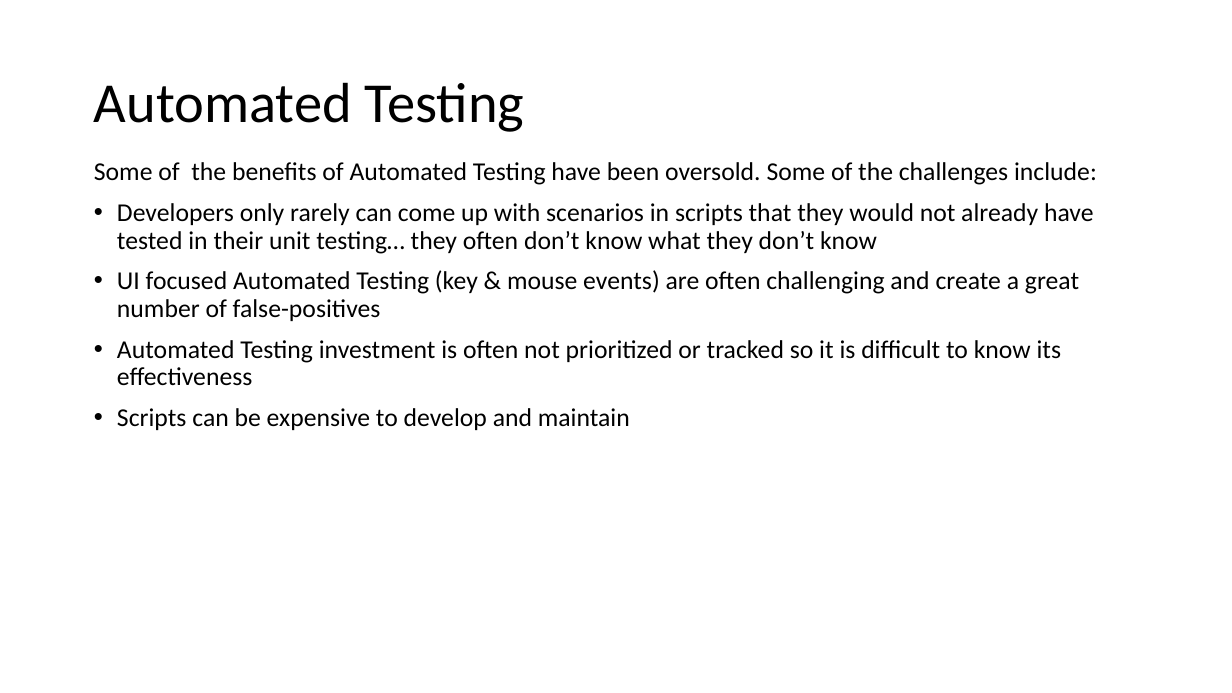
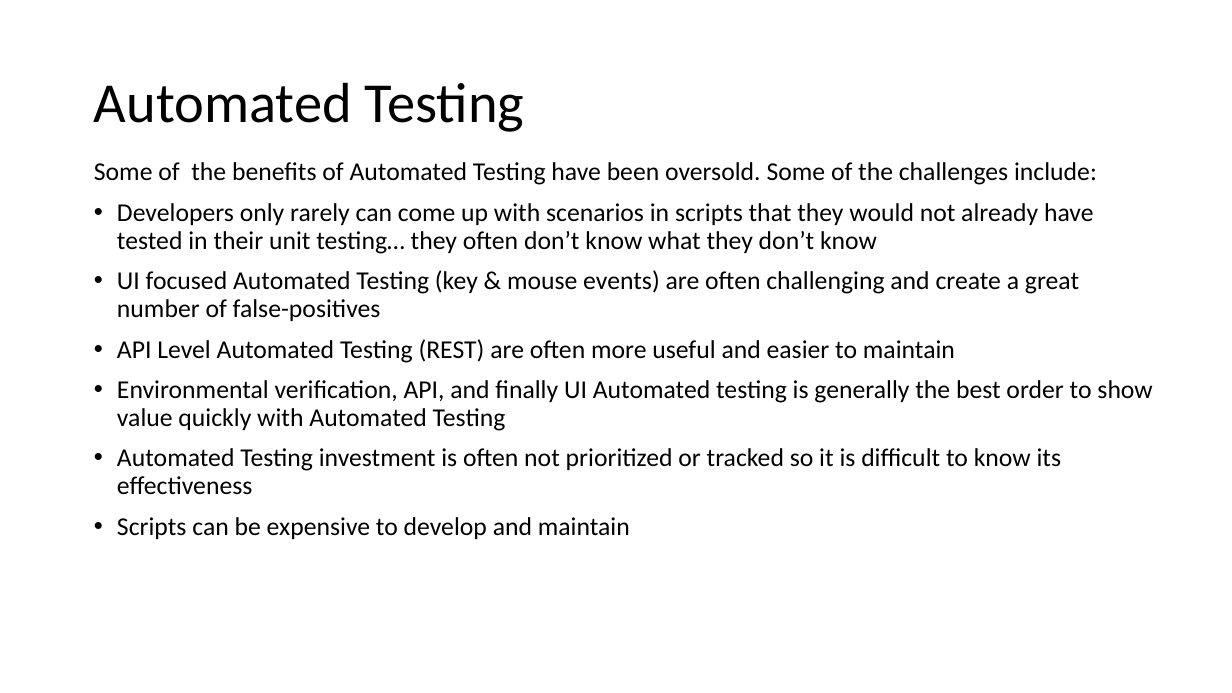
Before and after one commit to EricJPogue/www-epogue-info, a slide deck: slide 39 of CPSC-24500/Week05/2017SpringW05Slides.pptx. Drawn at 1232x693 pixels with LibreOffice and Linux fonts; fonts in the diff are those of the drawing. Boxes give left, top, right and bottom in pixels: in the first picture for what was removed or moved away, otherwise in the second. Text is boxed around its words. In the diff, an @@ line names an element or a change of style, - is before the commit and + after.

```diff
--- a/CPSC-24500/Week05/2017SpringW05Slides.pptx
+++ b/CPSC-24500/Week05/2017SpringW05Slides.pptx
@@ text at [117,339,1152,431]: paragraphs added @@
+• API Level Automated Testing (REST) are often more useful and easier to maintain
+• Environmental verification, API, and finally UI Automated testing is generally the best order to show value quickly with Automated Testing
```
Also in this commit, not shown: 1 other slide changed, 1 other file.
